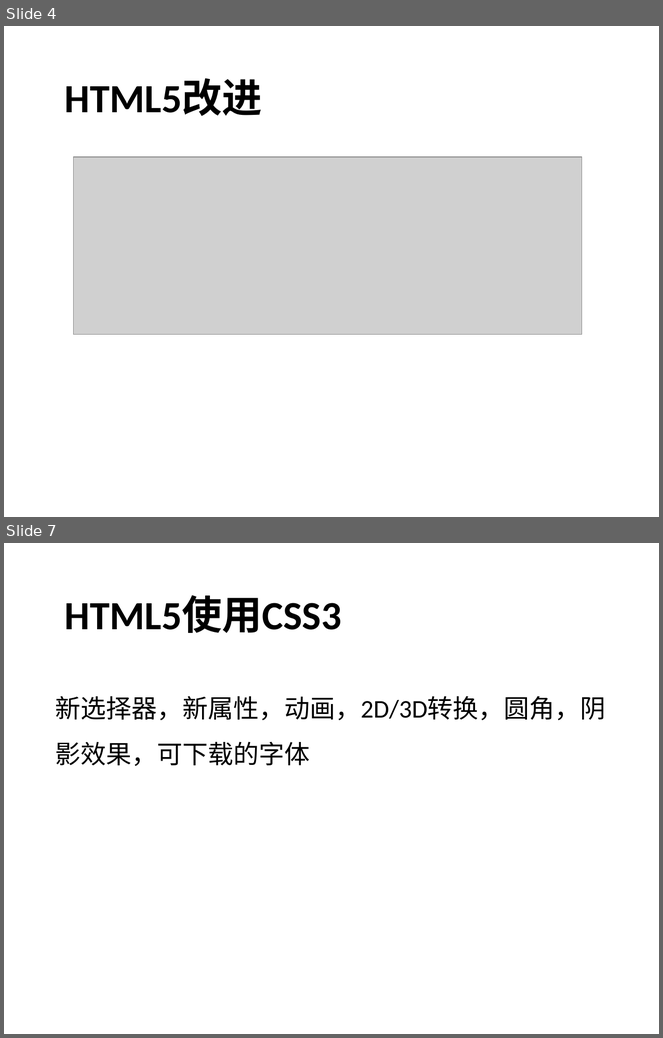
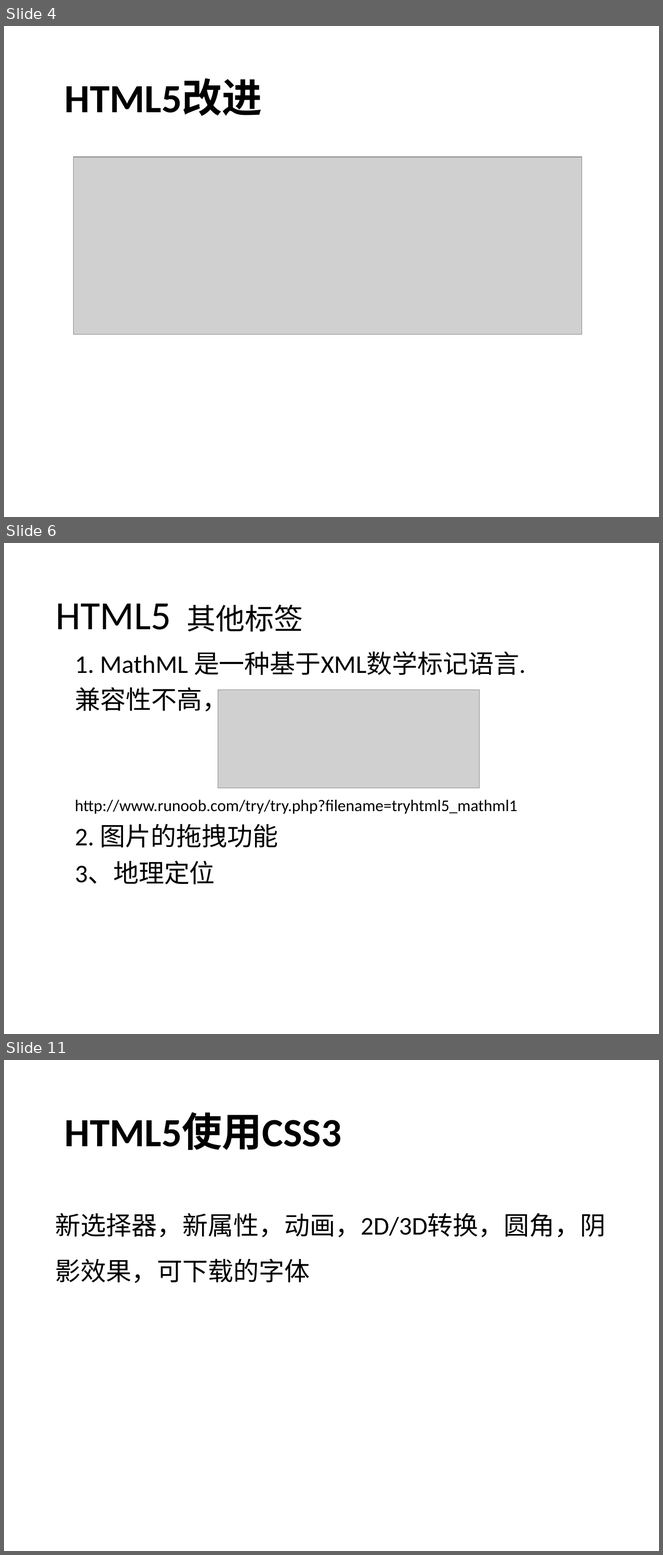
Before and after one commit to EvaSummers/sharing, a slide deck: HTML5_sharing.ppt. Shown one above the other, each under a label of ours: slides 4 and 7 before the commit, slides 4, 6 and 11 after it; the slides between them are not shown. The pictures are 663x1038 and 663x1555 pixels, drawn with LibreOffice and Linux fonts; fonts in the diff are those of the drawing; grey boxes stand for pictures; background and template pictures are left out. Boxes give left, top, right and bottom in pixels: in the first picture for what was removed or moved away, otherwise in the second. Text is boxed around its words. In the diff, an @@ line names an element or a change of style, - is before the commit and + after.

```diff
--- a/HTML5_sharing.ppt
+++ b/HTML5_sharing.ppt
@@ slide 6 added at (4, 543, 659, 1034), background picture (left out) @@
@@ title added at (55, 603, 303, 632), 44 pt, text #000000 @@
+HTML5 其他标签
@@ text added at (75, 651, 526, 885), 18 pt, text #000000 @@
+1. MathML 是一种基于XML数学标记语言.
+兼容性不高，
+http://www.runoob.com/try/try.php?filename=tryhtml5_mathml1
+2. 图片的拖拽功能
+3、地理定位
@@ picture added at (218, 690, 480, 788) @@
@@ what was slide 7 is now slide 11 @@
```
Also in this commit, not shown: 5 other slides added, 3 slides removed, 1 other file.
